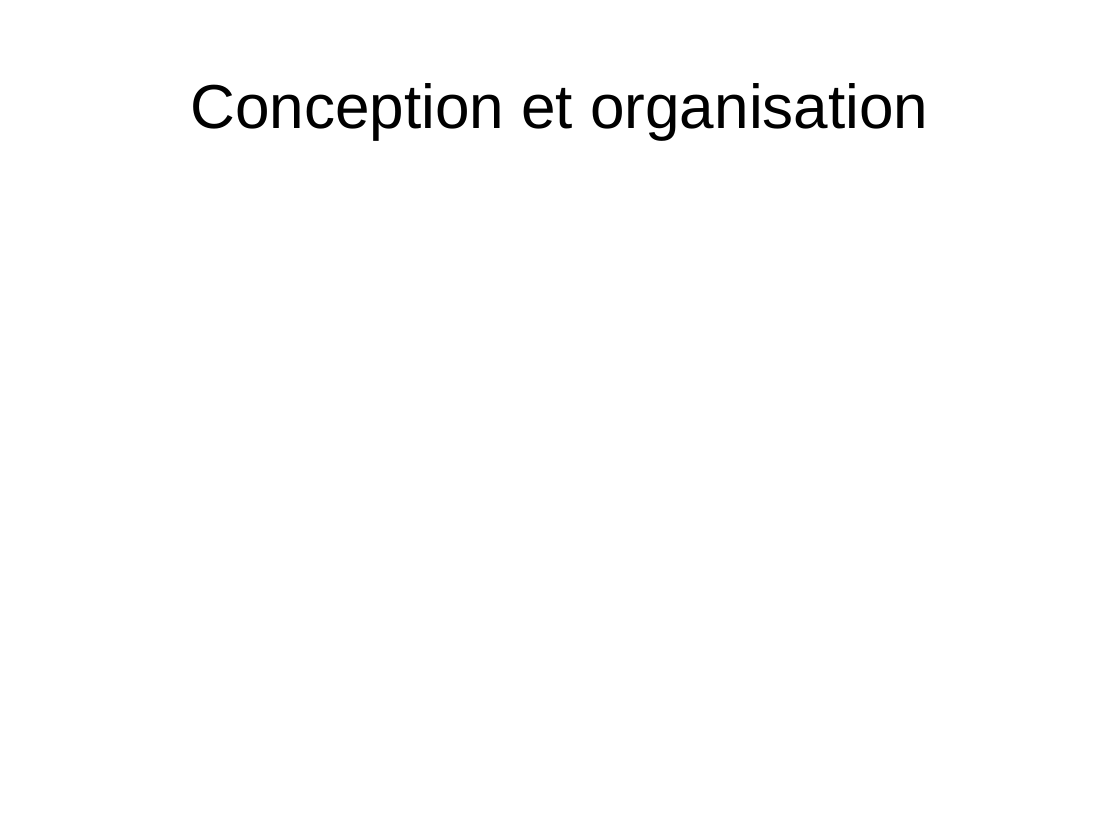
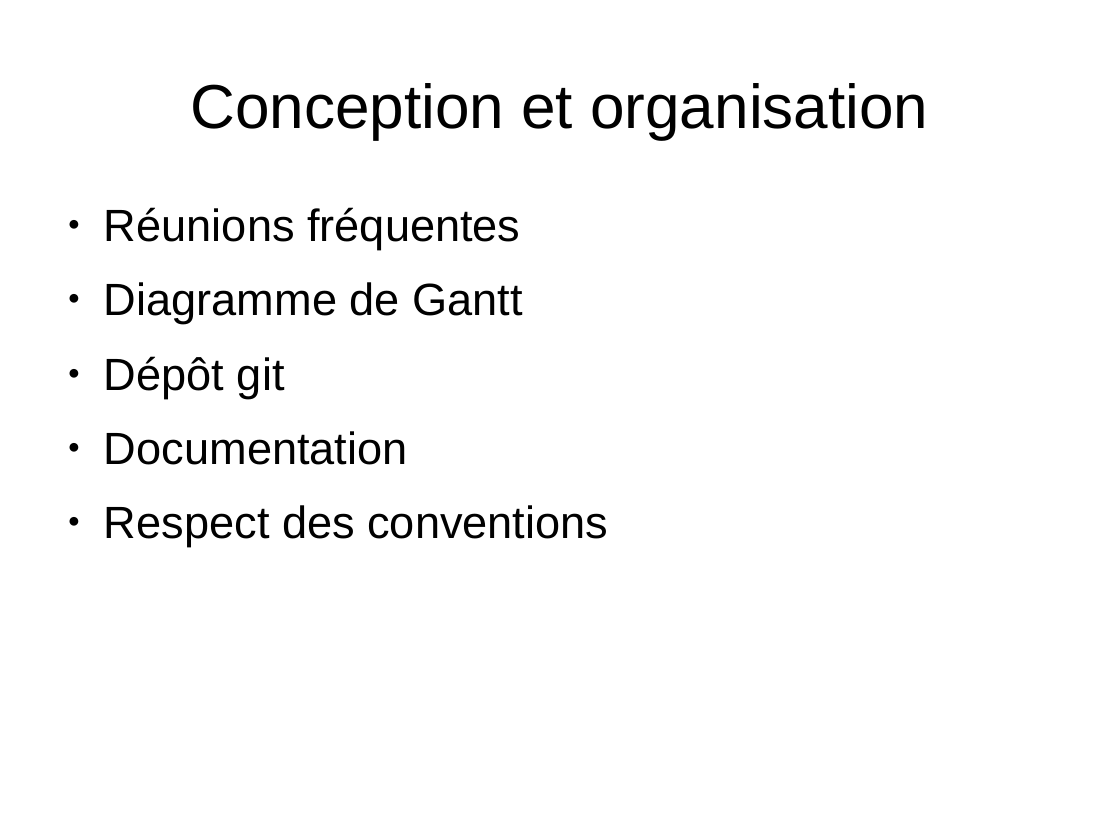
Before and after one commit to medrimonia/PFA-Nethack, a slide deck: slide 4 of papers/soutenance/soutenance.odp. Drawn at 1120x840 pixels with LibreOffice and Linux fonts; fonts in the diff are those of the drawing. Boxes give left, top, right and bottom in pixels: in the first picture for what was removed or moved away, otherwise in the second. Text is boxed around its words. In the diff, an @@ line names an element or a change of style, - is before the commit and + after.

```diff
--- a/papers/soutenance/soutenance.odp
+++ b/papers/soutenance/soutenance.odp
@@ text added at (x1=104, y1=207, x2=608, y2=547), 32 pt, text #000000 @@
+● Réunions fréquentes
+● Diagramme de Gantt
+● Dépôt git
+● Documentation
+● Respect des conventions
```
Also in this commit, not shown: 4 other slides changed, 4 slides added, 3 slides removed.
